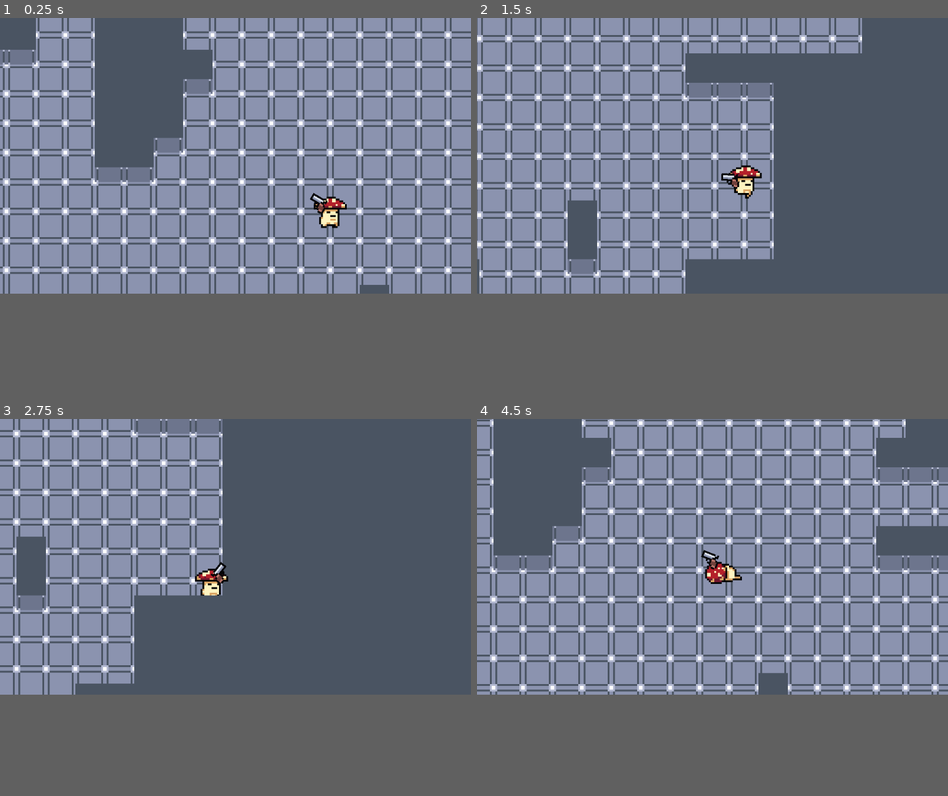
Above: before the commit, frames 1-4 (two rows, left to right).
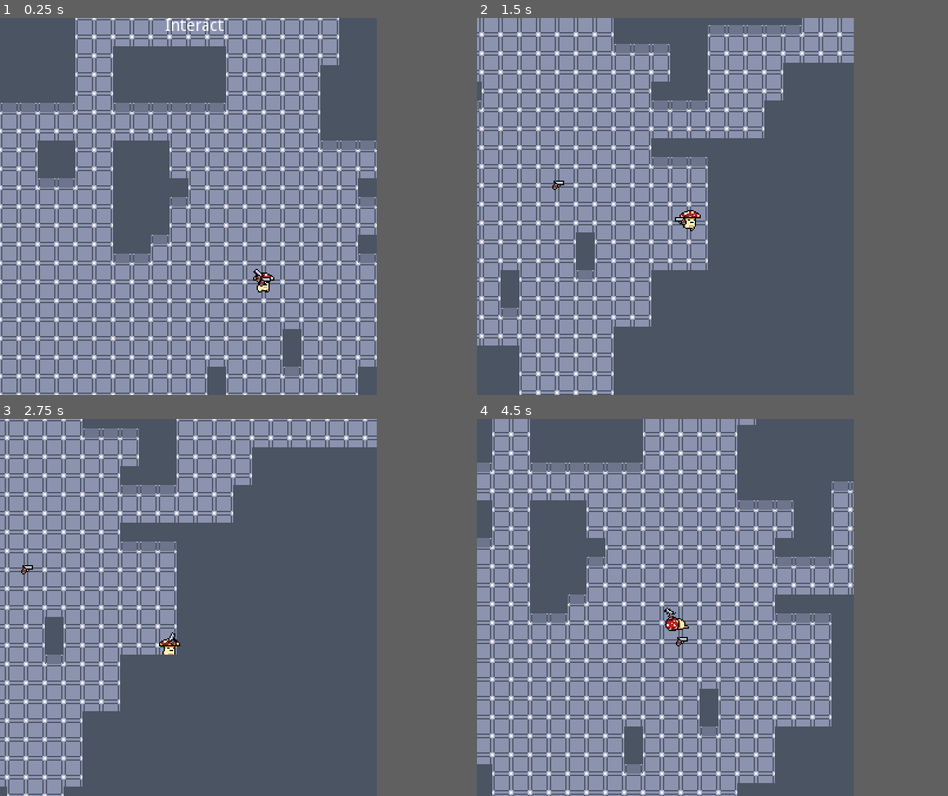
Above: after the commit, the same moments.

Repository: Hairic95/nuclear-throne-godot-clone
Game: Godot game, scene res://src/scenes/TestScene.tscn
The game is run twice, just before and just after one commit, with the same random seed, the same clock (stepped at 60 frames per second) and the same inputs.
Inputs (mouse positions are in pixels of both pictures, inside the frame that each line leads up to):
- Up to frame 1 (0.25 s): no input
- Up to frame 2 (1.5 s): move the mouse to (816, 142) at 0.52 s; hold D 0.53-1.28 s; click (816, 142) at 0.6 s; tap E (interact, bound only after the commit) at 0.8, 1.35 s; move the mouse to (618, 168) at 1.27 s; hold S from 1.28 s (still down)
- Up to frame 3 (2.75 s): click (141, 569) at 1.55 s; move the mouse to (282, 494) at 2.02 s; release S at 2.03 s; hold D from 2.03 s (still down); click (282, 494) at 2.1 s; tap E (interact, bound only after the commit) at 2.3 s
- Up to frame 4 (4.5 s): move the mouse to (688, 611) at 2.77 s; release D at 2.78 s; hold W 2.78-3.53 s; tap E (interact, bound only after the commit) at 2.85, 3.8 s; click (688, 611) at 3.05 s; move the mouse to (853, 599) at 3.52 s; hold H 3.53-4.28 s; hold A from 3.53 s (still down); move the mouse to (571, 517) at 4.27 s; tap K at 4.35 s
In our replay, the window is 800x468 before the commit and 640x640 after it. These sizes can differ from the game's own. Grey fills any space a smaller window leaves; there, only what the larger window draws over its background counts as a difference.

The runs differ from the first frame. In frame 1, 40% of the frame differs, in the area x 0-100%, y 0-100%; in frame 2, 30%; in frame 3, 24%; in frame 4, 48%.

Commit message:
added interactiveObject, added raycast to bullet

Diff:
--- a/assets/background/TestTileset.tres
+++ b/assets/textures/background/TestTileset.tres
@@ -1,8 +1,8 @@
 [gd_resource type="TileSet" load_steps=5 format=2]
 
-[ext_resource path="res://assets/background/wall.png" type="Texture" id=1]
-[ext_resource path="res://assets/background/floor.png" type="Texture" id=2]
-[ext_resource path="res://assets/background/outer_wall.png" type="Texture" id=3]
+[ext_resource path="res://assets/textures/background/wall.png" type="Texture" id=1]
+[ext_resource path="res://assets/textures/background/floor.png" type="Texture" id=2]
+[ext_resource path="res://assets/textures/background/outer_wall.png" type="Texture" id=3]
 
 [sub_resource type="RectangleShape2D" id=1]
 extents = Vector2( 8, 8.5 )
--- a/assets/background/TestTileset.tscn
+++ b/assets/textures/background/TestTileset.tscn
@@ -1,8 +1,9 @@
 [gd_scene load_steps=5 format=2]
 
-[ext_resource path="res://assets/background/wall.png" type="Texture" id=1]
-[ext_resource path="res://assets/background/floor.png" type="Texture" id=2]
-[ext_resource path="res://assets/background/outer_wall.png" type="Texture" id=3]
+[ext_resource path="res://assets/textures/background/wall.png" type="Texture" id=1]
+[ext_resource path="res://assets/textures/background/floor.png" type="Texture" id=2]
+[ext_resource path="res://assets/textures/background/outer_wall.png" type="Texture" id=3]
+
 
 [sub_resource type="RectangleShape2D" id=1]
 extents = Vector2( 8, 8.5 )
--- a/project.godot
+++ b/project.godot
@@ -14,6 +14,11 @@
 "language": "GDScript",
 "path": "res://src/entities/bullets/Bullet.gd"
 }, {
+"base": "Area2D",
+"class": "InteractiveObject",
+"language": "GDScript",
+"path": "res://src/entities/objects/InteractiveObject.gd"
+}, {
 "base": "Sprite",
 "class": "Weapon",
 "language": "GDScript",
@@ -21,6 +26,7 @@
 } ]
 _global_script_class_icons={
 "Bullet": "",
+"InteractiveObject": "",
 "Weapon": ""
 }
 
@@ -34,11 +40,24 @@
 
 EventBus="*res://src/autoloads/EventBus.gd"
 
+[display]
+
+window/size/width=320
+window/size/height=320
+window/size/test_width=960
+window/size/test_height=960
+window/stretch/mode="viewport"
+
 [input]
 
 click={
 "deadzone": 0.5,
 "events": [ Object(InputEventMouseButton,"resource_local_to_scene":false,"resource_name":"","device":0,"alt":false,"shi …(212 unchanged characters)…
+ ]
+}
+interact={
+"deadzone": 0.5,
+"events": [ Object(InputEventKey,"resource_local_to_scene":false,"resource_name":"","device":0,"alt":false,"shift":false,"control":false,"meta":false,"command":false,"pressed":false,"scancode":69,"unicode":0,"echo":false,"script":null)
  ]
 }
 
--- a/src/autoloads/EventBus.gd
+++ b/src/autoloads/EventBus.gd
@@ -1,4 +1,7 @@
 extends Node
+
+signal close_to_interactive_object(obj)
+signal far_from_interactive_object(obj)
 
 signal create_bullet(bullet_instance, starting_position, rotation)
 
--- a/src/entities/bullets/Bullet.gd
+++ b/src/entities/bullets/Bullet.gd
@@ -1,7 +1,7 @@
 extends Area2D
 class_name Bullet
 
-var speed : float = 1000
+var speed : float = 800
 
 var direction : Vector2 = Vector2.ZERO
 
@@ -19,6 +19,10 @@
 	else:
 		timer += delta
 
+	if $Direction.is_colliding():
+		# TODO Change to a destroy animation
+		$Sprite.hide()
+
 
 func setup():
 	direction = Vector2(cos(rotation), sin(rotation))
--- a/src/entities/bullets/Bullet.tscn
+++ b/src/entities/bullets/Bullet.tscn
@@ -1,6 +1,6 @@
 [gd_scene load_steps=5 format=2]
 
-[ext_resource path="res://assets/weapons/bullet_gun.png" type="Texture" id=1]
+[ext_resource path="res://assets/textures/weapons/bullet_gun.png" type="Texture" id=1]
 [ext_resource path="res://src/entities/bullets/Bullet.gd" type="Script" id=2]
 
 [sub_resource type="Animation" id=1]
@@ -23,6 +23,8 @@
 height = 5.33333
 
 [node name="Area2D" type="Area2D"]
+collision_layer = 2
+collision_mask = 2
 script = ExtResource( 2 )
 
 [node name="Sprite" type="Sprite" parent="."]
@@ -35,4 +37,7 @@
 [node name="CollisionShape2D" type="CollisionShape2D" parent="."]
 rotation = 1.5708
 shape = SubResource( 2 )
+
+[node name="Direction" type="RayCast2D" parent="."]
+cast_to = Vector2( 20, 0 )
 [connection signal="body_entered" from="." to="." method="_on_Area2D_body_entered"]
--- /dev/null
+++ b/src/entities/objects/InteractiveObject.gd
@@ -0,0 +1,20 @@
+extends Area2D
+class_name InteractiveObject
+
+export (String) var message = "Interact"
+
+func _ready():
+	pass
+
+func _on_InteractiveObject_body_entered(body):
+	if body.is_in_group("player"):
+		EventBus.emit_signal("close_to_interactive_object", self)
+
+
+func _on_InteractiveObject_body_exited(body):
+	if body.is_in_group("player"):
+		EventBus.emit_signal("far_from_interactive_object", self)
+
+func interact():
+	EventBus.emit_signal("far_from_interactive_object", self)
+	queue_free()
--- /dev/null
+++ b/src/entities/objects/InteractiveObject.tscn
@@ -0,0 +1,18 @@
+[gd_scene load_steps=4 format=2]
+
+[ext_resource path="res://assets/textures/weapons/gun.png" type="Texture" id=1]
+[ext_resource path="res://src/entities/objects/InteractiveObject.gd" type="Script" id=2]
+
+[sub_resource type="CircleShape2D" id=1]
+radius = 5.52875
+
+[node name="InteractiveObject" type="Area2D"]
+script = ExtResource( 2 )
+
+[node name="Sprite" type="Sprite" parent="."]
+texture = ExtResource( 1 )
+
+[node name="CollisionShape2D" type="CollisionShape2D" parent="."]
+shape = SubResource( 1 )
+[connection signal="body_entered" from="." to="." method="_on_InteractiveObject_body_entered"]
+[connection signal="body_exited" from="." to="." method="_on_InteractiveObject_body_exited"]
--- a/src/entities/player/Player.gd
+++ b/src/entities/player/Player.gd
@@ -8,6 +8,8 @@
 var is_moving_by_player : bool = false
 
 var direction_input : Vector2 = Vector2.ZERO
+
+var current_interactive_obj : InteractiveObject = null
 
 func _ready():
 	$AnimTree.active = true
@@ -33,6 +35,9 @@
 		if Input.is_key_pressed(KEY_K):
 			$AnimTree.set("parameters/tr_alive/current", 1)
 			is_alive = false
+
+		if Input.is_action_just_pressed("interact") and current_interactive_obj != null:
+			current_interactive_obj.interact()
 
 		if Input.is_key_pressed(KEY_W) || Input.is_key_pressed(KEY_S) || Input.is_key_pressed(KEY_A) || Input.is_key_pressed(KEY_D):
 			is_moving_by_player = true
--- a/src/entities/player/Player.tscn
+++ b/src/entities/player/Player.tscn
@@ -1,7 +1,7 @@
 [gd_scene load_steps=18 format=2]
 
 [ext_resource path="res://src/entities/player/Player.gd" type="Script" id=1]
-[ext_resource path="res://assets/entitites/player/fungus.png" type="Texture" id=2]
+[ext_resource path="res://assets/textures/entitites/player/fungus.png" type="Texture" id=2]
 [ext_resource path="res://src/entities/weapons/Weapon.tscn" type="PackedScene" id=3]
 [ext_resource path="res://src/entities/player/CameraHandler.gd" type="Script" id=4]
 
@@ -166,7 +166,7 @@
 nodes/tr_alive/position = Vector2( 980, 220 )
 nodes/tr_movement/node = SubResource( 12 )
 nodes/tr_movement/position = Vector2( 420, 180 )
-node_connections = [ "output", 0, "tr_alive", "tr_movement", 0, "an_idle", "tr_movement", 1, "an_run", "tr_alive", 0, "os_hurt", "tr_alive", 1, "an_dead", "os_hurt", 0, "tr_movement", "os_hurt", 1, "an_hurt" ]
+node_connections = [ "output", 0, "tr_alive", "os_hurt", 0, "tr_movement", "os_hurt", 1, "an_hurt", "tr_alive", 0, "os_hurt", "tr_alive", 1, "an_dead", "tr_movement", 0, "an_idle", "tr_movement", 1, "an_run" ]
 
 [node name="Player" type="KinematicBody2D"]
 script = ExtResource( 1 )
@@ -200,7 +200,6 @@
 
 [node name="Camera2D" type="Camera2D" parent="CameraHandler"]
 current = true
-zoom = Vector2( 0.25, 0.25 )
 smoothing_enabled = true
 smoothing_speed = 10.0
 
--- a/src/entities/weapons/Weapon.gd
+++ b/src/entities/weapons/Weapon.gd
@@ -1,5 +1,7 @@
 extends Sprite
 class_name Weapon
+
+export (String) var id = "gun"
 
 export (PackedScene) var bullet_reference = preload("res://src/entities/bullets/Bullet.tscn")
 
@@ -10,5 +12,5 @@
 	if Input.is_action_just_pressed("click"):
 		$ShootEffect.pitch_scale = 0.7 + (randf() / 2 - 0.25)
 		$ShootEffect.play()
-		EventBus.emit_signal("create_bullet", bullet_reference.instance(), $BulletSpawn.global_position, rotation)
-		EventBus.emit_signal("start_screenshake", 20)
+		EventBus.emit_signal("create_bullet", bullet_reference.instance(), global_position, rotation)
+		EventBus.emit_signal("start_screenshake", 10)
--- a/src/entities/weapons/Weapon.tscn
+++ b/src/entities/weapons/Weapon.tscn
@@ -1,7 +1,7 @@
 [gd_scene load_steps=4 format=2]
 
 [ext_resource path="res://assets/sounds/weapons/shoot_test.wav" type="AudioStream" id=1]
-[ext_resource path="res://assets/weapons/gun.png" type="Texture" id=2]
+[ext_resource path="res://assets/textures/weapons/gun.png" type="Texture" id=2]
 [ext_resource path="res://src/entities/weapons/Weapon.gd" type="Script" id=3]
 
 [node name="Gun" type="Sprite"]
--- a/src/scenes/TestScene.gd
+++ b/src/scenes/TestScene.gd
@@ -1,7 +1,12 @@
 extends Node2D
+
+onready var player = $YSortable/Entities/Player
 
 func _ready():
 	EventBus.connect("create_bullet", self, "add_bullet")
+
+	EventBus.connect("close_to_interactive_object", self, "set_new_interaction")
+	EventBus.connect("far_from_interactive_object", self, "close_current_interaction")
 
 	$LevelGeneration.create_level_with_explosion()
 
@@ -16,4 +21,13 @@
 	bullet_instance.global_position = starting_position
 	bullet_instance.rotation = bullet_rotation
 	bullet_instance.setup()
-	$YSortable/Bullets.add_child(bullet_instance)
+	$Bullets.add_child(bullet_instance)
+
+func set_new_interaction(obj : InteractiveObject):
+	player.current_interactive_obj = obj
+	$UI/Control/Label.text = obj.message
+
+func close_current_interaction(obj : InteractiveObject):
+	if player.current_interactive_obj == obj:
+		player.current_interactive_obj = null
+		$UI/Control/Label.text = ""
--- a/src/scenes/TestScene.tscn
+++ b/src/scenes/TestScene.tscn
@@ -1,9 +1,10 @@
-[gd_scene load_steps=5 format=2]
+[gd_scene load_steps=6 format=2]
 
 [ext_resource path="res://src/entities/player/Player.tscn" type="PackedScene" id=1]
 [ext_resource path="res://src/scenes/TestScene.gd" type="Script" id=2]
-[ext_resource path="res://assets/background/TestTileset.tres" type="TileSet" id=3]
+[ext_resource path="res://assets/textures/background/TestTileset.tres" type="TileSet" id=3]
 [ext_resource path="res://src/scenes/LevelGeneration.gd" type="Script" id=4]
+[ext_resource path="res://src/entities/objects/InteractiveObject.tscn" type="PackedScene" id=5]
 
 [node name="TestScene" type="Node2D"]
 script = ExtResource( 2 )
@@ -15,13 +16,27 @@
 cell_size = Vector2( 16, 16 )
 format = 1
 
+[node name="Bullets" type="Node2D" parent="."]
+
 [node name="YSortable" type="YSort" parent="."]
-
-[node name="Bullets" type="YSort" parent="YSortable"]
 
 [node name="Entities" type="YSort" parent="YSortable"]
 
-[node name="Player" parent="YSortable/Entities" instance=ExtResource( 1 )]
+[node name="Player" parent="YSortable/Entities" groups=[
+"player",
+] instance=ExtResource( 1 )]
+
+[node name="InteractiveObject" parent="YSortable/Entities" instance=ExtResource( 5 )]
+
+[node name="InteractiveObject2" parent="YSortable/Entities" instance=ExtResource( 5 )]
+
+[node name="InteractiveObject3" parent="YSortable/Entities" instance=ExtResource( 5 )]
+
+[node name="InteractiveObject4" parent="YSortable/Entities" instance=ExtResource( 5 )]
+
+[node name="InteractiveObject5" parent="YSortable/Entities" instance=ExtResource( 5 )]
+
+[node name="InteractiveObject6" parent="YSortable/Entities" instance=ExtResource( 5 )]
 
 [node name="StaticsWalls" type="YSort" parent="YSortable"]
 
@@ -29,7 +44,26 @@
 tile_set = ExtResource( 3 )
 cell_size = Vector2( 16, 16 )
 cell_y_sort = true
+collision_layer = 3
+collision_mask = 3
 format = 1
 
 [node name="LevelGeneration" type="Node" parent="."]
 script = ExtResource( 4 )
+
+[node name="UI" type="CanvasLayer" parent="."]
+
+[node name="Control" type="Control" parent="UI"]
+anchor_right = 1.0
+anchor_bottom = 1.0
+
+[node name="Label" type="Label" parent="UI/Control"]
+anchor_left = 0.5
+anchor_right = 0.5
+margin_left = -20.0
+margin_right = 20.0
+margin_bottom = 14.0
+text = "Test"
+__meta__ = {
+"_edit_use_anchors_": false
+}
Renamed: assets/background/floor.png -> assets/textures/background/floor.png
Not shown, changed: assets/textures/background/floor.png.import
Renamed: assets/background/outer_wall.png -> assets/textures/background/outer_wall.png
Not shown, changed: assets/textures/background/outer_wall.png.import
Renamed: assets/background/wall.png -> assets/textures/background/wall.png
Not shown, changed: assets/textures/background/wall.png.import
Renamed: assets/entitites/player/fungus.png -> assets/textures/entitites/player/fungus.png
Not shown, changed: assets/textures/entitites/player/fungus.png.import
Renamed: assets/weapons/bullet_gun.png -> assets/textures/weapons/bullet_gun.png
Not shown, changed: assets/textures/weapons/bullet_gun.png.import
Renamed: assets/weapons/gun.png -> assets/textures/weapons/gun.png
Not shown, changed: assets/textures/weapons/gun.png.import
